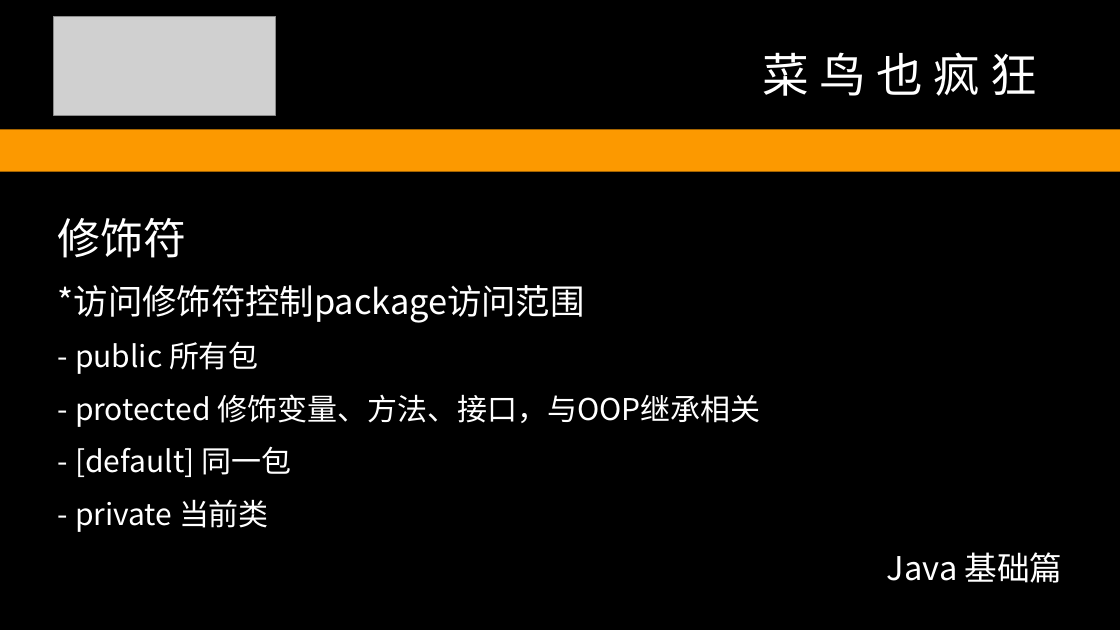
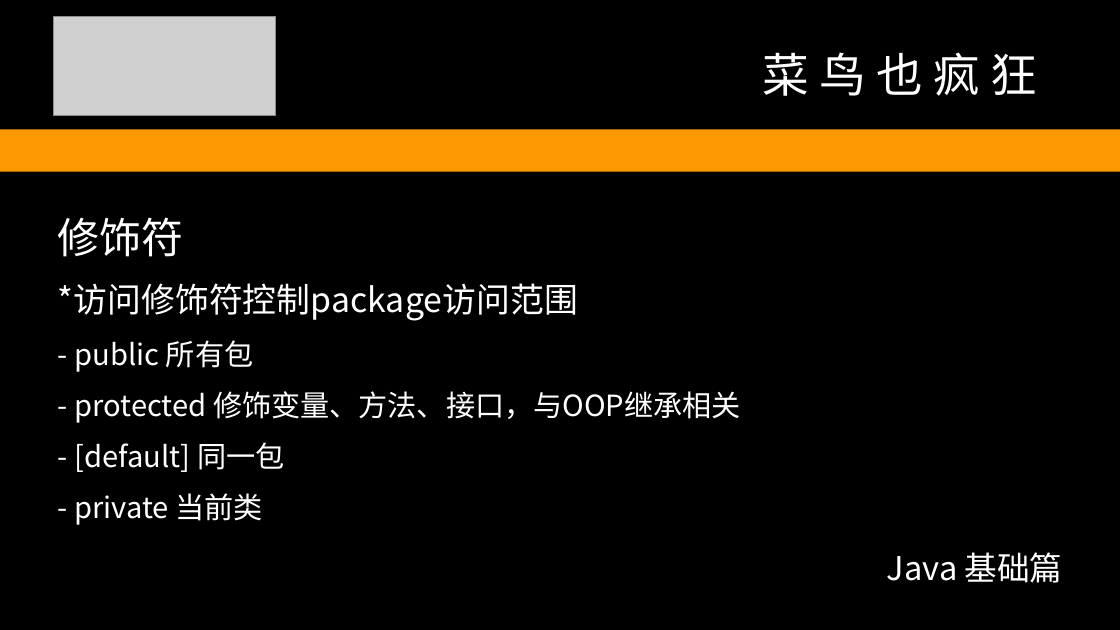
Before and after one commit to redskirt/liu-coding, a slide deck: slide 15 of doc/LiuCoding-TUT 2.pptx. Drawn at 1120x630 pixels with LibreOffice and Linux fonts; fonts in the diff are those of the drawing; grey boxes stand for pictures. Boxes give left, top, right and bottom in pixels: in the first picture for what was removed or moved away, otherwise in the second. Text is boxed around its words. In the diff, an @@ line names an element or a change of style, - is before the commit and + after.

```diff
--- a/doc/LiuCoding-TUT 2.pptx
+++ b/doc/LiuCoding-TUT 2.pptx
@@ text "修饰符" at bbox=[58, 217, 741, 525]: size 36.8 to 36 pt in "修饰符"; size 29.4 to 29 pt in "*访问修饰符控制package访问范围"; size 25.8 to 25 pt in "- public 所有包", "- protected 修饰变量、方法、接口，与OOP继承相关", "- [default] 同一包", "- private 当前类" @@
```
Also in this commit, not shown: 14 other slides changed, 10 slides added, 5 other files.
